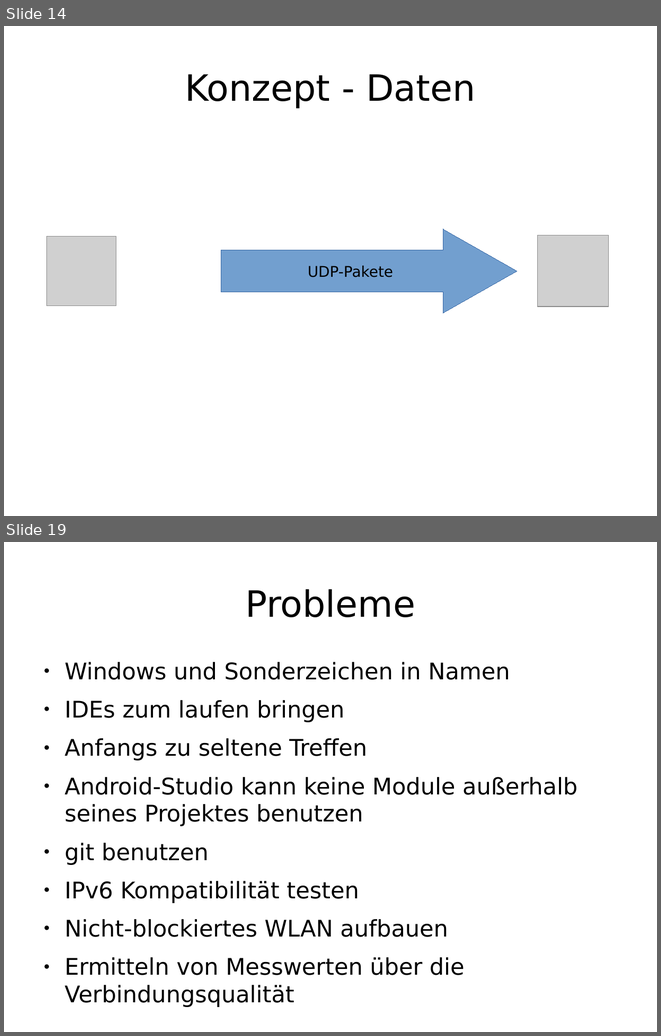
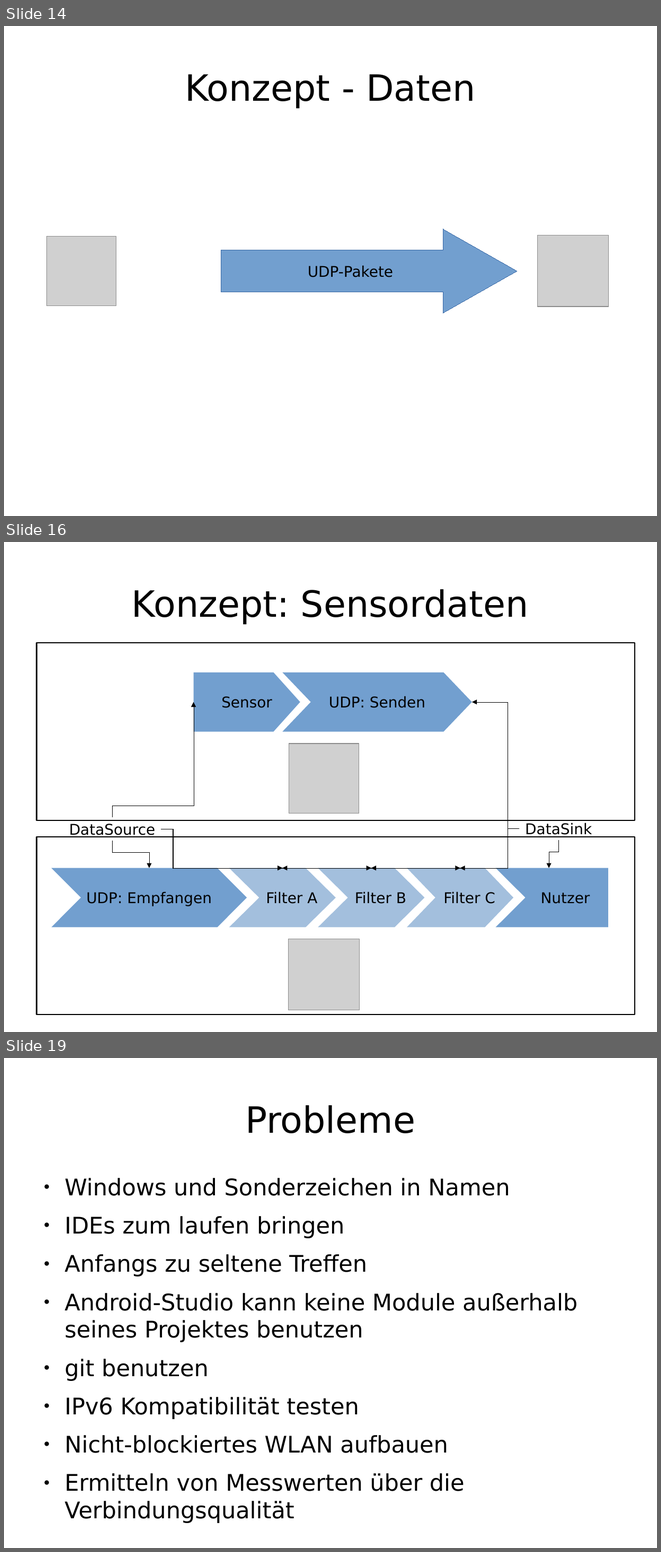
Before and after one commit to enra64/psychic-giggle, a slide deck: zwischenstand anfang dezember.odp. Shown one above the other, each under a label of ours: slides 14 and 19 before the commit, slides 14, 16 and 19 after it; the slides between them are not shown. The pictures are 661x1036 and 661x1552 pixels, drawn with LibreOffice and Linux fonts; fonts in the diff are those of the drawing; grey boxes stand for pictures. Boxes give left, top, right and bottom in pixels: in the first picture for what was removed or moved away, otherwise in the second. Text is boxed around its words. In the diff, an @@ line names an element or a change of style, - is before the commit and + after.

```diff
--- a/zwischenstand anfang dezember.odp
+++ b/zwischenstand anfang dezember.odp
@@ slide 16 added at [4,542,657,1032], background #FFFFFF @@
@@ title added at [132,589,529,624], 44 pt, text #000000 @@
+Konzept: Sensordaten
@@ rectangle added at [36,643,635,820], outline #000000 1.5 pt @@
@@ freeform shape added at [194,672,300,732], fill #729FCF, 18 pt, text #000000 @@
+Sensor
@@ freeform shape added at [282,672,472,732], fill #729FCF, 18 pt, text #000000 @@
+UDP: Senden
@@ elbow arrow added from (113, 818) to (194, 702), #000000 0 pt @@
@@ elbow arrow added from (520, 828) to (472, 702), #000000 0 pt @@
@@ picture added at [289,743,359,813] @@
@@ text added at [69,823,156,837], 18 pt, text #000000 @@
+DataSource
@@ text added at [525,822,592,837], 18 pt, text #000000 @@
+DataSink
@@ rectangle added at [36,837,635,1015], outline #000000 1.5 pt @@
@@ elbow arrow added from (113, 840) to (149, 868), #000000 0 pt @@
@@ elbow arrow added from (161, 829) to (282, 868), #000000 0 pt @@
@@ elbow arrow added from (161, 829) to (371, 868), #000000 0 pt @@
@@ elbow arrow added from (161, 829) to (460, 868), #000000 0 pt @@
@@ elbow arrow added from (520, 828) to (282, 868), #000000 0 pt @@
@@ elbow arrow added from (520, 828) to (371, 868), #000000 0 pt @@
@@ elbow arrow added from (520, 828) to (460, 868), #000000 0 pt @@
@@ elbow arrow added from (558, 840) to (549, 868), #000000 0 pt @@
@@ freeform shape added at [51,868,247,927], fill #729FCF, 18 pt, text #000000 @@
+UDP: Empfangen
@@ freeform shape added at [229,868,336,927], fill #A3BFDD, 18 pt, text #000000 @@
+Filter A
@@ freeform shape added at [318,868,425,927], fill #A3BFDD, 18 pt, text #000000 @@
+Filter B
@@ freeform shape added at [407,868,513,927], fill #A3BFDD, 18 pt, text #000000 @@
+Filter C
@@ freeform shape added at [496,868,602,927], fill #729FCF, 18 pt, text #000000 @@
+Nutzer
@@ rectangle added at [573,868,608,927], fill #729FCF @@
@@ picture added at [289,939,360,1010] @@
```
Also in this commit, not shown: 3 slides changed, 3 other slides added, 4 slides removed, 17 other files.
